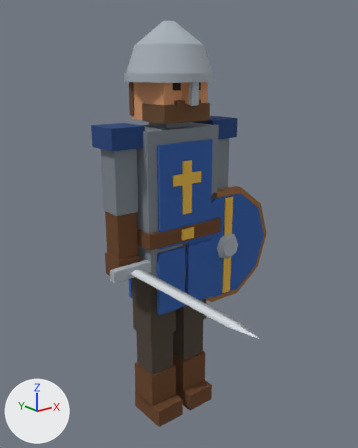
Before and after pictures for a commit that changed the glTF model ArcEngine/3D-models/swordsman.glb.
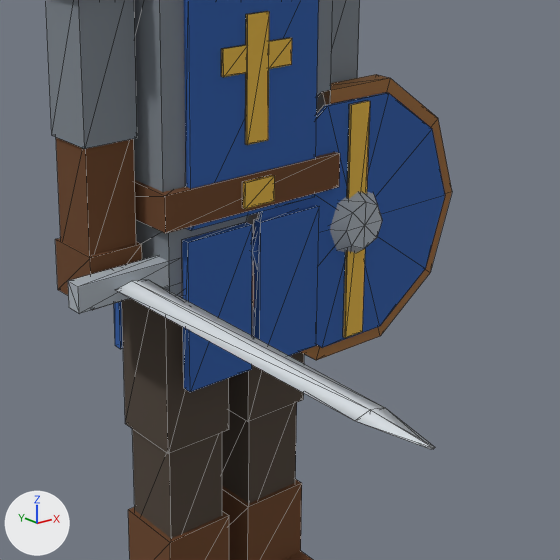
Each version is shown whole from a 50 mm lens placed at (-1.379, -1.794, 1.696), pointed at (-0.064, -0.149, 1.038), then close up on the part from 23% to 87% of the width and 35% to 86% of the height. Arrows for +X, +Y and +Z are at lower left; the lights stay in place. The older version's two pictures come first. The close-ups show mesh edges as thin lines. Vertices at exactly the same position are counted once.

Before the edit, the objects in view are built like this:
```python
me_swordsman = bpy.data.meshes.new('swordsman')
me_swordsman.from_pydata(...)  # 463 vertices, 744 faces; spans x -0.38..0.57, y -0.83..0.2, z 0.0..1.89
me_swordsman.materials.append(mat_swordsman)  # picture img_swordsman_palette
ob_swordsman = bpy.data.objects.new('swordsman', me_swordsman)
ob_swordsman.location = (0.0, 0.0, 0.0)
```
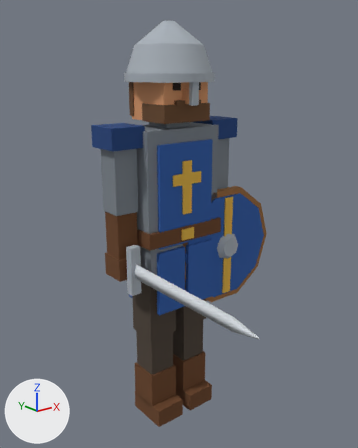
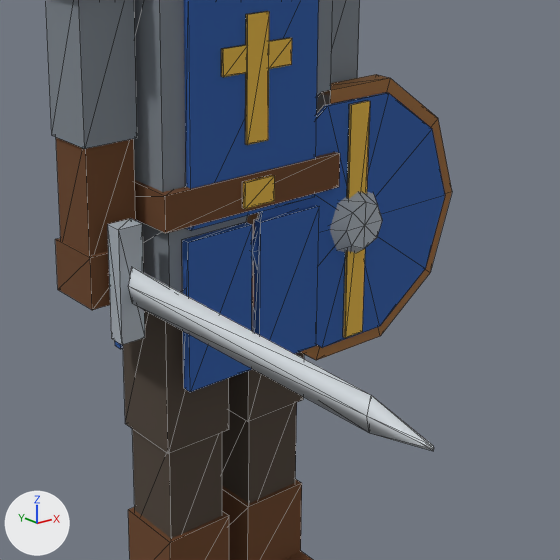
Edits to the bpy script that builds the scene:
```text
Change me_swordsman:
    used by ob_swordsman; location = (0.0, 0.0, 0.0)
    remove me_swordsman.from_pydata(...)  # 463 vertices, 744 faces; spans x -0.38..0.57, y -0.83..0.2, z 0.0..1.89
    add me_swordsman.from_pydata(...)  # 463 vertices, 744 faces; spans x -0.35..0.57, y -0.83..0.2, z 0.0..1.89
    me_swordsman part 1: the loose piece of 8 vertices spanning x -0.38..-0.16, y -0.11..-0.07, z 0.82..0.88 is turned -90 degrees about the y axis through its middle
    me_swordsman part 2: the loose piece of 15 vertices spanning x -0.31..-0.23, y -0.83..-0.11, z 0.84..0.86 is turned -90 degrees about the y axis through its middle
    other edits to the shape of me_swordsman do not show in these pictures
```

Boxes (x1, y1, x2, y2) around the edits, measured in the close-ups (560 x 560 px; the box of a moved part takes in the faces that stretch with it):
part 1 of me_swordsman, moved or reshaped
    before: (68, 256, 169, 314)
    after: (107, 219, 145, 345)
part 2 of me_swordsman, moved or reshaped
    before: (115, 280, 435, 449)
    after: (128, 266, 434, 451)
